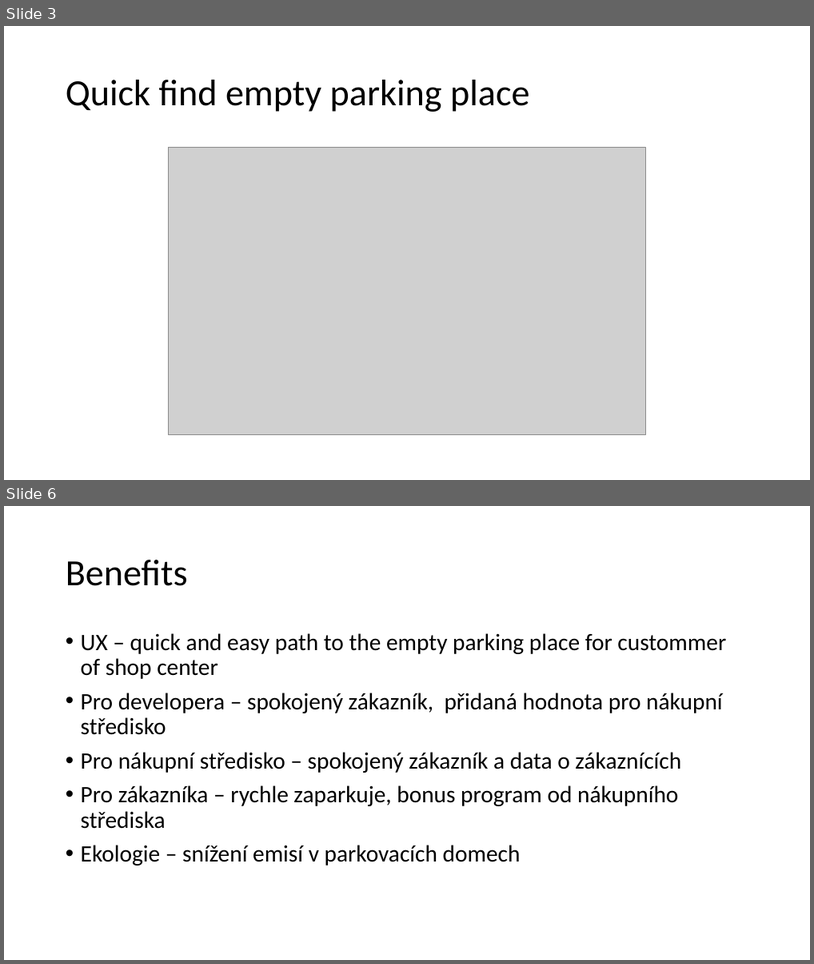
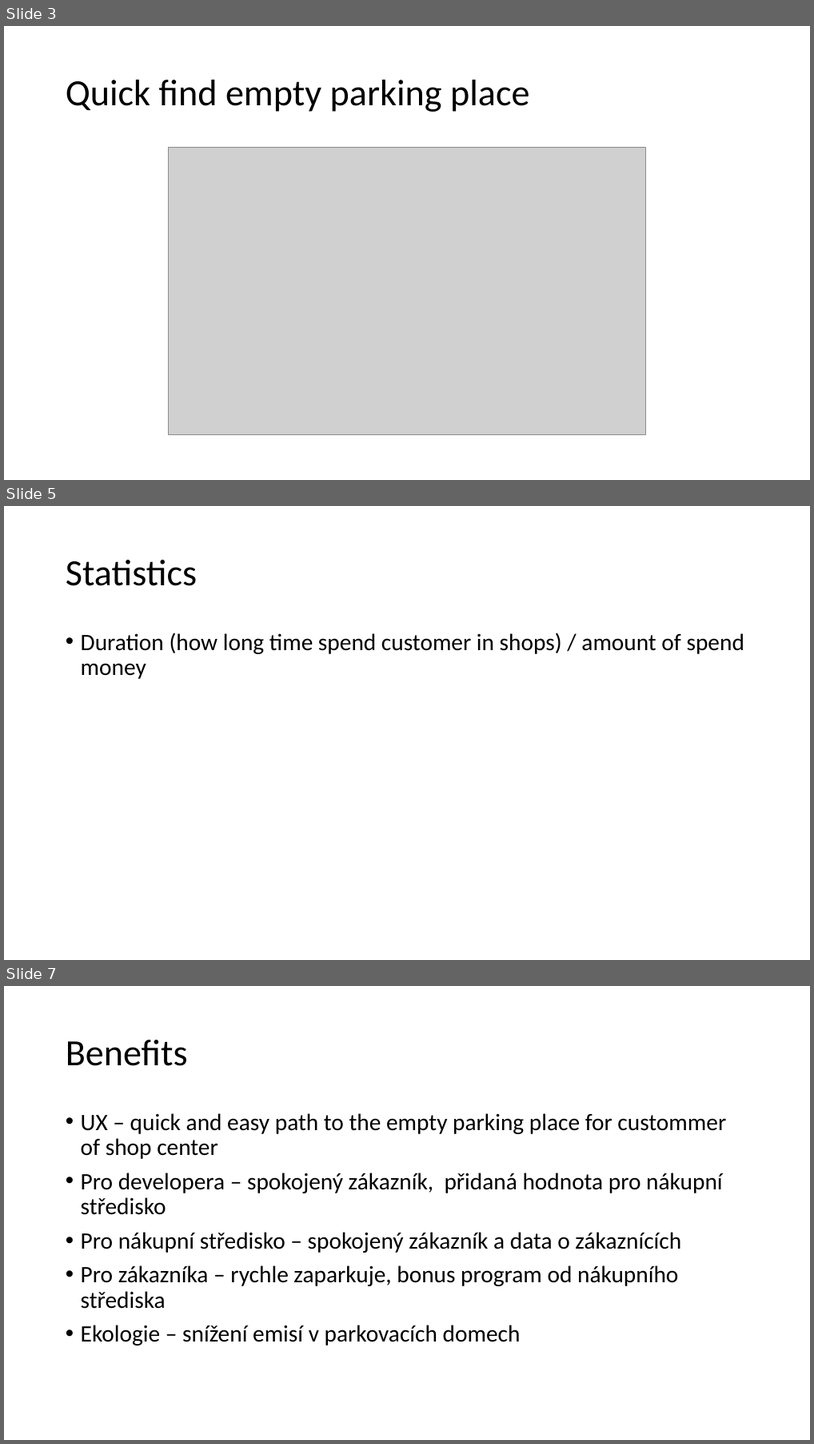
Before and after one commit to ZbynekSulc/IoTCarParking, a slide deck: Presentation/Car Parking Assistant.pptx. Shown one above the other, each under a label of ours: slides 3 and 6 before the commit, slides 3, 5 and 7 after it; the slides between them are not shown. The pictures are 814x964 and 814x1444 pixels, drawn with LibreOffice and Linux fonts; fonts in the diff are those of the drawing; grey boxes stand for pictures. Boxes give left, top, right and bottom in pixels: in the first picture for what was removed or moved away, otherwise in the second. Text is boxed around its words. In the diff, an @@ line names an element or a change of style, - is before the commit and + after.

```diff
--- a/Presentation/Car Parking Assistant.pptx
+++ b/Presentation/Car Parking Assistant.pptx
@@ slide 5 added at (4, 506, 810, 960), background #FFFFFF @@
@@ title added at (66, 560, 197, 586), 44 pt, text #000000 @@
+Statistics
@@ text added at (81, 632, 745, 679), 28 pt, text #000000 @@
+• Duration (how long time spend customer in shops) / amount of spend money
@@ what was slide 6 is now slide 7 @@
```
Also in this commit, not shown: 2 slides changed, 1 other slide added, 1 slide removed.
